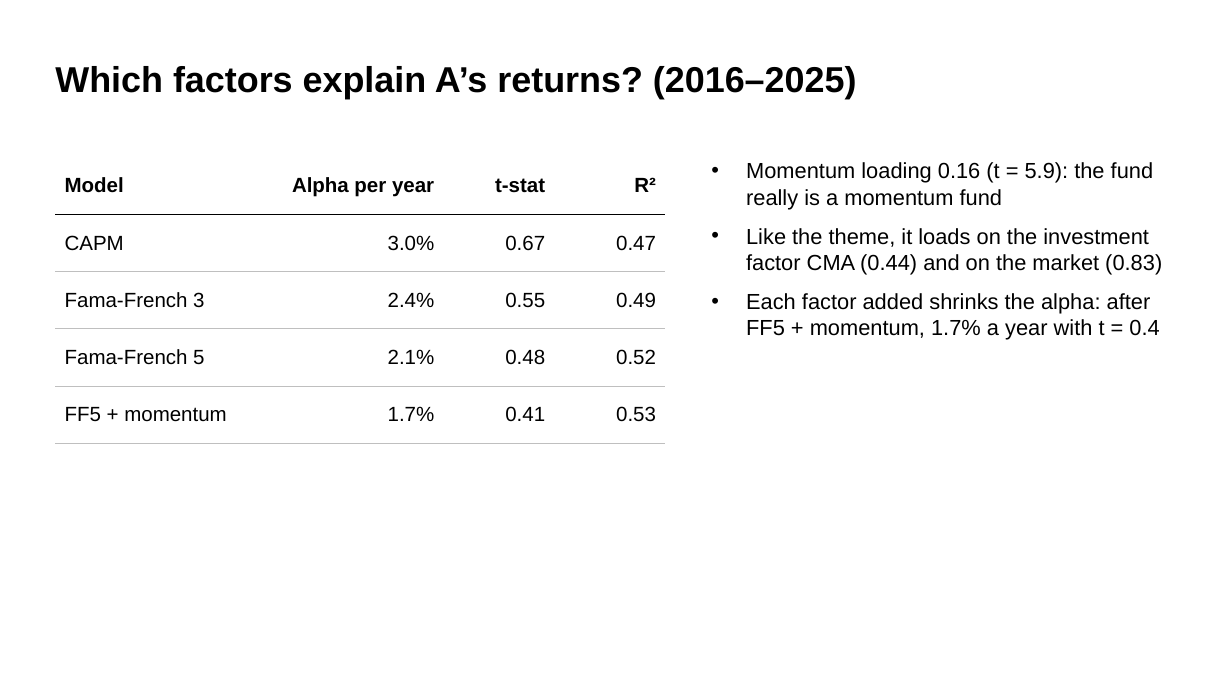
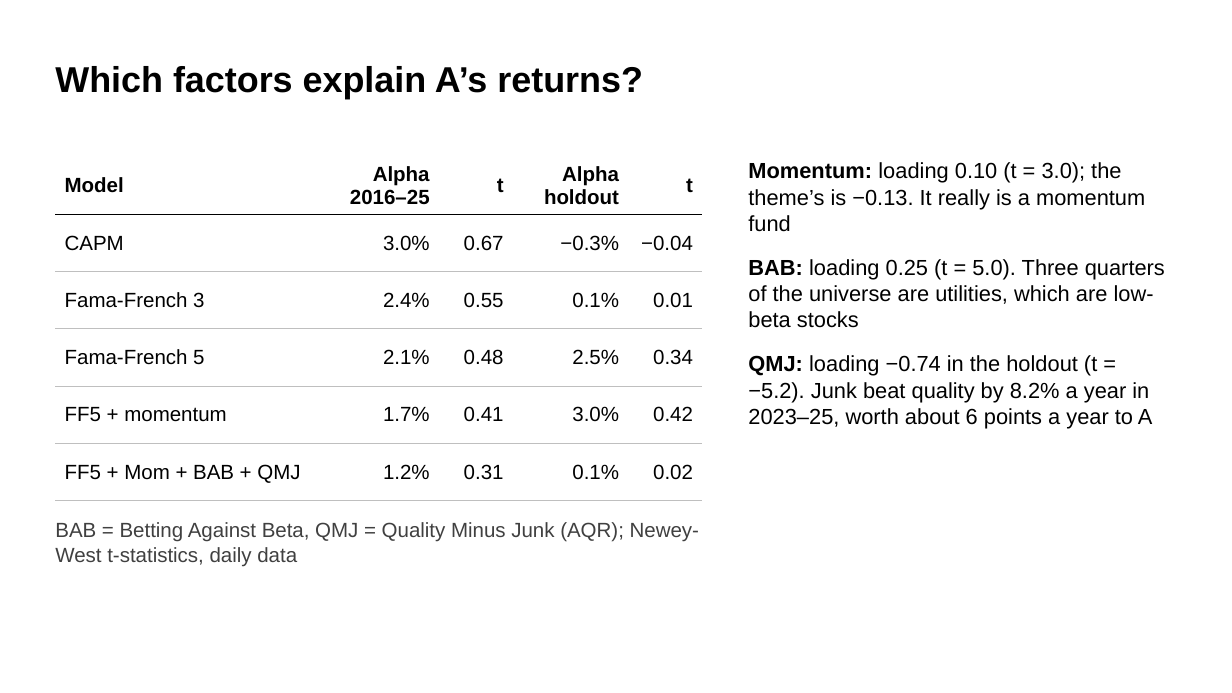
Before and after one commit to mateopreve-dev/quant-finance-project, a slide deck: slide 13 of fund_project/FundProject_Slides.pptx. Drawn at 1232x693 pixels with LibreOffice and Linux fonts; fonts in the diff are those of the drawing. Boxes give left, top, right and bottom in pixels: in the first picture for what was removed or moved away, otherwise in the second. Text is boxed around its words. In the diff, an @@ line names an element or a change of style, - is before the commit and + after.

```diff
--- a/fund_project/FundProject_Slides.pptx
+++ b/fund_project/FundProject_Slides.pptx
@@ title at bbox=[55, 66, 643, 99]: text changed @@
-Which factors explain A’s returns? (2016–2025)
+Which factors explain A’s returns?
@@ table at bbox=[55, 157, 702, 487] @@
-Model | Alpha per year | t-stat | R²
-CAPM | 3.0% | 0.67 | 0.47
-Fama-French 3 | 2.4% | 0.55 | 0.49
-Fama-French 5 | 2.1% | 0.48 | 0.52
-FF5 + momentum | 1.7% | 0.41 | 0.53
+Model | Alpha 2016–25 | t | Alpha holdout | t
+CAPM | 3.0% | 0.67 | −0.3% | −0.04
+Fama-French 3 | 2.4% | 0.55 | 0.1% | 0.01
+Fama-French 5 | 2.1% | 0.48 | 2.5% | 0.34
+FF5 + momentum | 1.7% | 0.41 | 3.0% | 0.42
+FF5 + Mom + BAB + QMJ | 1.2% | 0.31 | 0.1% | 0.02
@@ table: place and size @@
-table at bbox=[55, 157, 665, 426]
+table at bbox=[55, 157, 702, 487]
@@ text at bbox=[748, 162, 1165, 429]: text changed @@
-• Momentum loading 0.16 (t = 5.9): the fund really is a momentum fund
-• Like the theme, it loads on the investment factor CMA (0.44) and on the market (0.83)
-• Each factor added shrinks the alpha: after FF5 + momentum, 1.7% a year with t = 0.4
+• Momentum: loading 0.10 (t = 3.0); the theme’s is −0.13. It really is a momentum fund
+• BAB: loading 0.25 (t = 5.0). Three quarters of the universe are utilities, which are low-beta stocks
+• QMJ: loading −0.74 in the holdout (t = −5.2). Junk beat quality by 8.2% a year in 2023–25, worth about 6 points a year to A
@@ text added at bbox=[55, 522, 699, 567], 16 pt, text #404040 @@
+BAB = Betting Against Beta, QMJ = Quality Minus Junk (AQR); Newey-West t-statistics, daily data
```
Also in this commit, not shown: 2 other slides changed, 14 other files.
